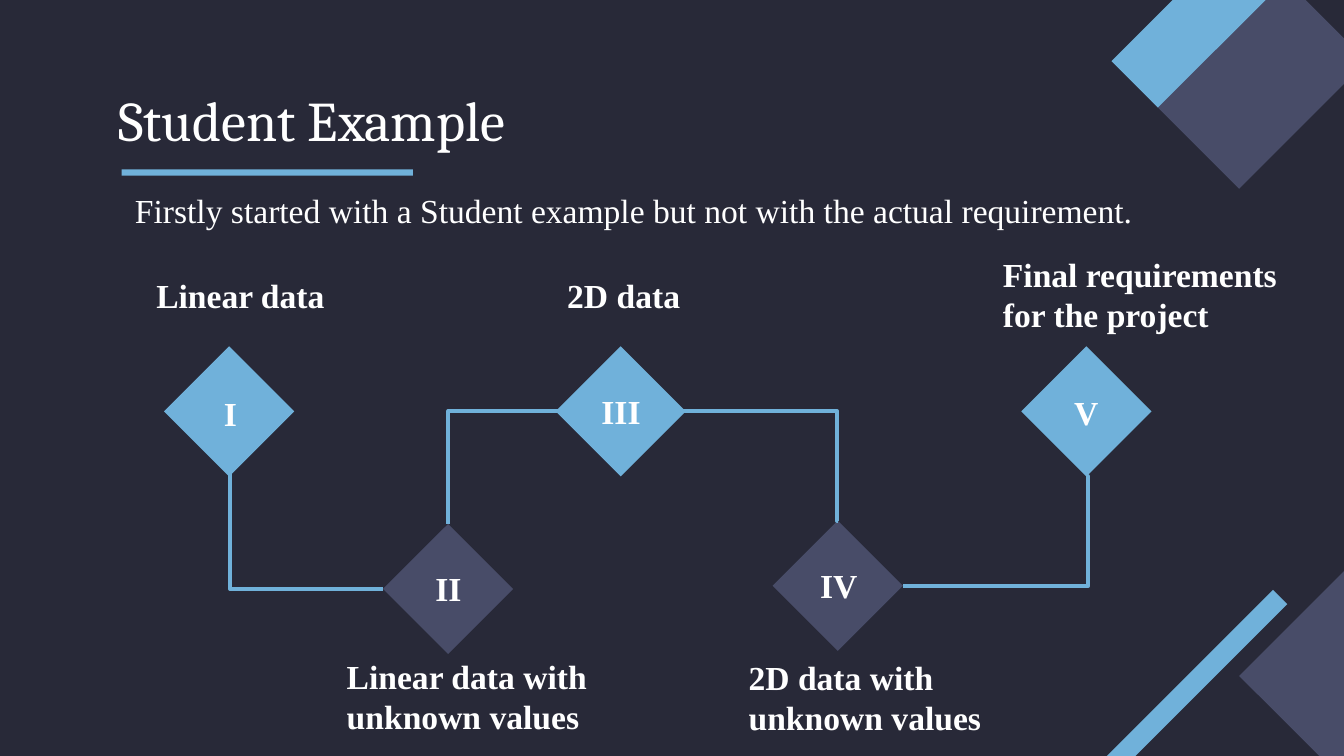
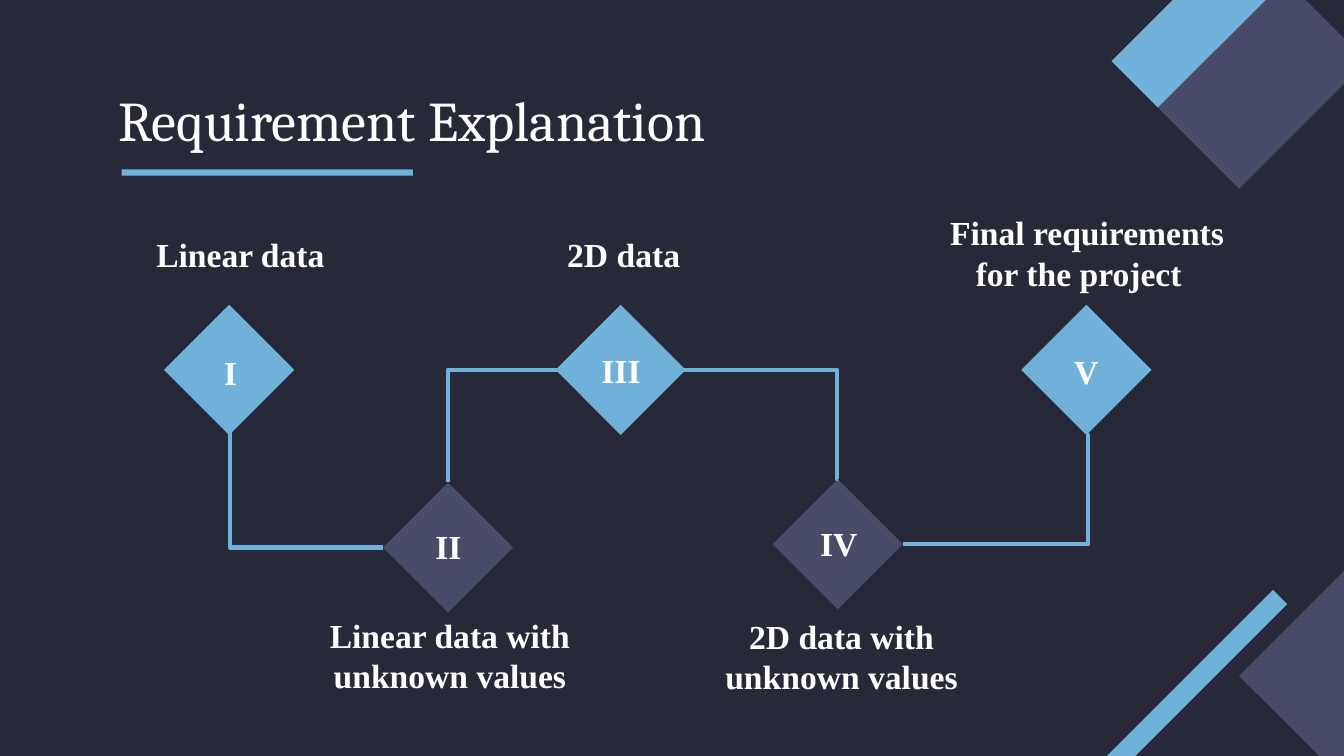
Before and after one commit to mehar-srinivas-chowdari/git-learning, a slide deck: slide 8 of presentation_to_seniors.pptx. Drawn at 1344x756 pixels with LibreOffice and Linux fonts; fonts in the diff are those of the drawing. Boxes give left, top, right and bottom in pixels: in the first picture for what was removed or moved away, otherwise in the second. Text is boxed around its words. In the diff, an @@ line names an element or a change of style, - is before the commit and + after.

```diff
--- a/presentation_to_seniors.pptx
+++ b/presentation_to_seniors.pptx
@@ title at (x1=118, y1=102, x2=705, y2=153): text changed @@
-Student Example
+Requirement Explanation
@@ text removed at (x1=135, y1=199, x2=1132, y2=230) @@
-Firstly started with a Student example but not with the actual requirement.
@@ alignment left to centre in 3 elements at (x1=330, y1=624, x2=569, y2=689), (x1=725, y1=625, x2=958, y2=690), (x1=950, y1=221, x2=1224, y2=292) @@
@@ text "Final requirements for the project" moved from (x1=1003, y1=263, x2=1277, y2=334) to (x1=950, y1=221, x2=1224, y2=292) @@
@@ 7 texts, 5 rectangles, 4 elbow lines moved together from (x1=156, y1=284, x2=1152, y2=655) to (x1=156, y1=243, x2=1152, y2=613) @@
@@ text "Linear data with unknown values" moved from (x1=347, y1=665, x2=586, y2=730) to (x1=330, y1=624, x2=569, y2=689) @@
@@ text "2D data with unknown values" moved from (x1=749, y1=666, x2=981, y2=731) to (x1=725, y1=625, x2=958, y2=690) @@
```
Also in this commit, not shown: 2 other slides changed.
